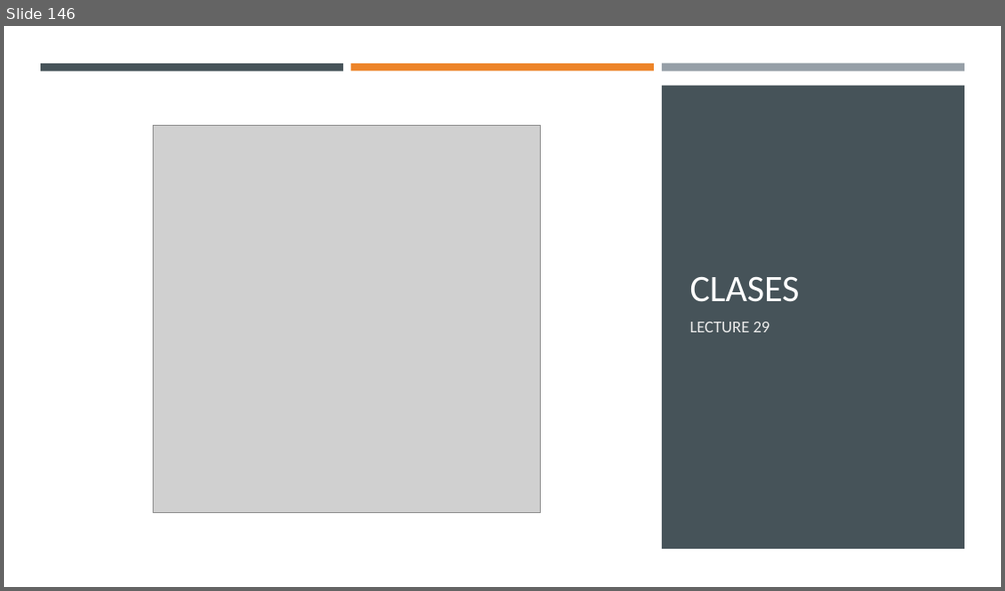
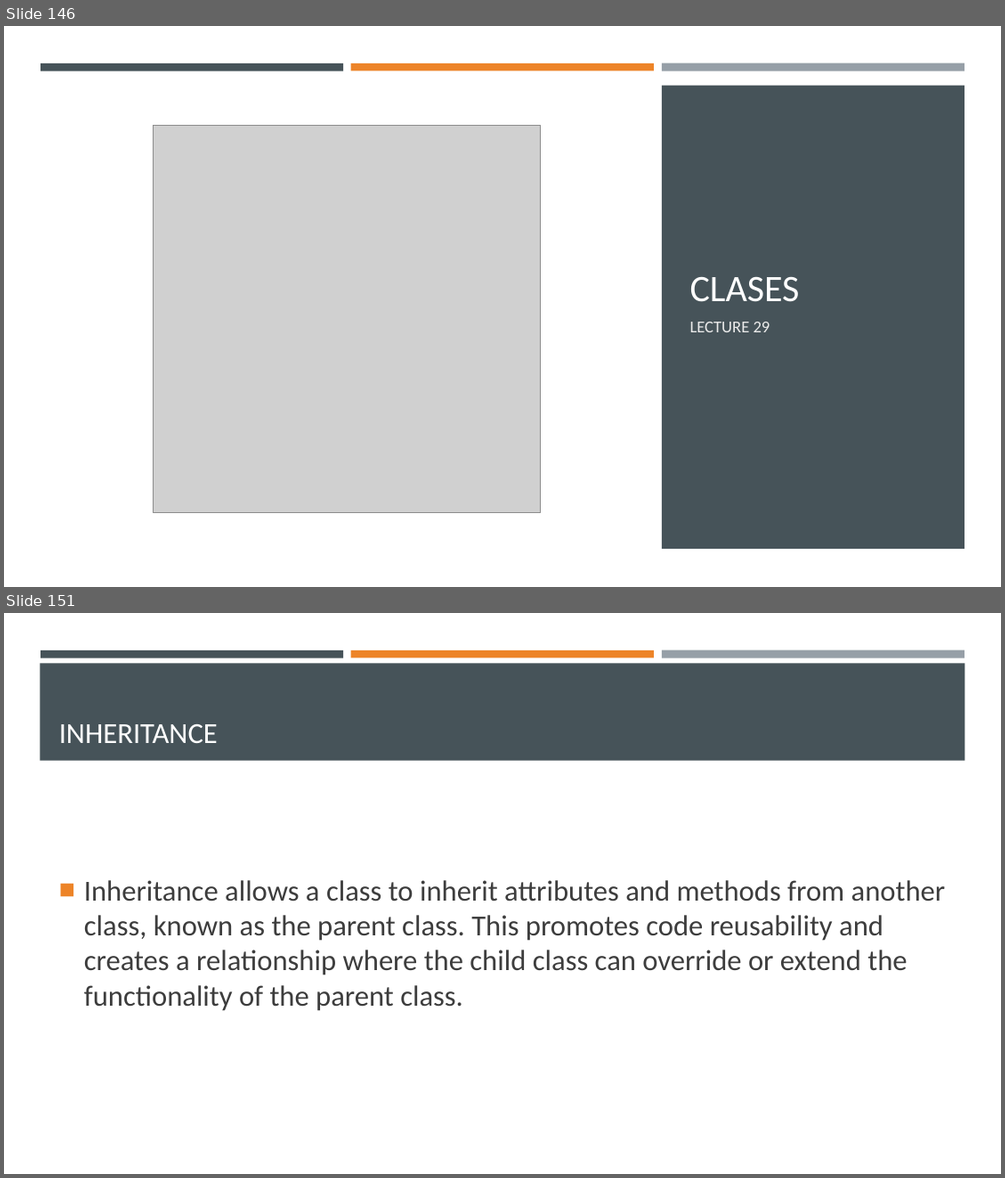
Before and after one commit to Ghost0396/iot, a slide deck: python/Python 3.pptx. Shown one above the other, each under a label of ours: slide 146 before the commit, slides 146 and 151 after it; the slides between them are not shown. The pictures are 1005x591 and 1005x1178 pixels, drawn with LibreOffice and Linux fonts; fonts in the diff are those of the drawing; grey boxes stand for pictures. Boxes give left, top, right and bottom in pixels: in the first picture for what was removed or moved away, otherwise in the second. Text is boxed around its words. In the diff, an @@ line names an element or a change of style, - is before the commit and + after.

```diff
--- a/python/Python 3.pptx
+++ b/python/Python 3.pptx
@@ slide 151 added at (4,613,1001,1174), background #FFFFFF @@
@@ rectangle added at (40,663,965,761), fill #465359 @@
@@ rectangle added at (40,650,343,657), fill #465359 @@
@@ rectangle added at (351,650,654,657), fill #ED8428 @@
@@ rectangle added at (662,650,964,658), fill #969FA7 @@
@@ title added at (59,724,218,743), 28 pt, text #FFFFFF @@
+INHERITANCE
@@ text added at (84,880,946,1011), 28 pt, text #3D3D3D @@
+■ Inheritance allows a class to inherit attributes and methods from another class, known as the parent class. This promotes code reusability and creates a relationship where the child class can override or extend the functionality of the parent class.
```
Also in this commit, not shown: 8 other slides added, 4 other files.
